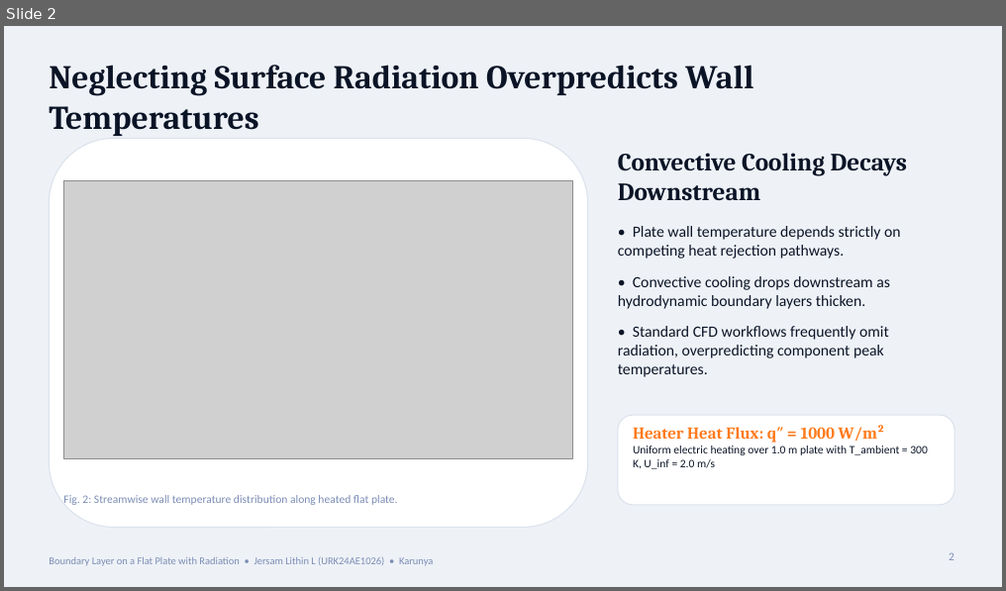
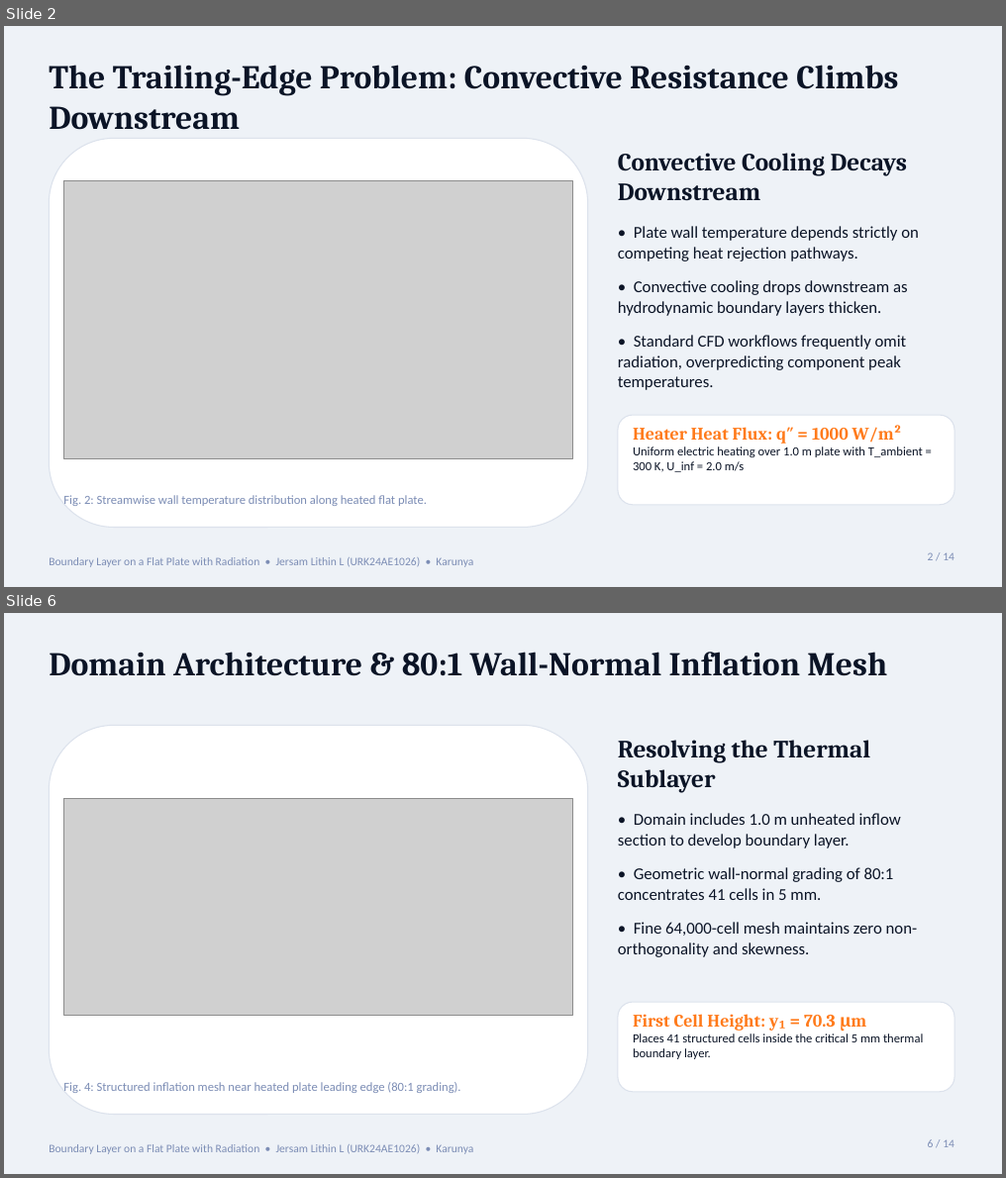
Before and after one commit to Jersam-l/flat-plate-with-radiation-cfd, a slide deck: Flat_Plate_Radiation_CFD_Pitch.pptx. Shown one above the other, each under a label of ours: slide 2 before the commit, slides 2 and 6 after it; the slides between them are not shown. The pictures are 1006x591 and 1006x1178 pixels, drawn with LibreOffice and Linux fonts; fonts in the diff are those of the drawing; grey boxes stand for pictures. Boxes give left, top, right and bottom in pixels: in the first picture for what was removed or moved away, otherwise in the second. Text is boxed around its words. In the diff, an @@ line names an element or a change of style, - is before the commit and + after.

Commit message:
feat(pitch): expanded 14-slide narrative story deck with large legible fonts for Jersam Lithin L

```diff
--- a/Flat_Plate_Radiation_CFD_Pitch.pptx
+++ b/Flat_Plate_Radiation_CFD_Pitch.pptx
@@ slide 6 added at [4, 613, 1002, 1174], background #EEF2F7; not listed: 1 template element that a slide beside it also shows @@
@@ text added at [49, 652, 887, 676], 32 pt, text #0B1426, bold @@
+Domain Architecture & 80:1 Wall-Normal Inflation Mesh
@@ rounded rectangle added at [49, 725, 588, 1115], fill #FFFFFF, outline #DCE2EC 1 pt @@
@@ text added at [618, 740, 918, 958], 16 pt, text #0B1426 @@
+Resolving the Thermal Sublayer
+• Domain includes 1.0 m unheated inflow section to develop boundary layer.
+• Geometric wall-normal grading of 80:1 concentrates 41 cells in 5 mm.
+• Fine 64,000-cell mesh maintains zero non-orthogonality and skewness.
@@ picture added at [63, 799, 573, 1015] @@
@@ rounded rectangle added at [618, 1002, 954, 1092], fill #FFFFFF, outline #DCE2EC 1 pt @@
@@ text added at [633, 1014, 923, 1059], 12 pt, text #0B1426 @@
+First Cell Height: y₁ = 70.3 μm
+Places 41 structured cells inside the critical 5 mm thermal boundary layer.
@@ text added at [63, 1082, 461, 1093], 12 pt, text #7C8DB5 @@
+Fig. 4: Structured inflation mesh near heated plate leading edge (80:1 grading).
@@ text added at [928, 1140, 954, 1148], 11 pt, text #7C8DB5 @@
+6 / 14
@@ slide 2 changed as well @@
@@ text at [49, 65, 898, 130]: text changed @@
-Neglecting Surface Radiation Overpredicts Wall Temperatures
+The Trailing-Edge Problem: Convective Resistance Climbs Downstream
@@ text at [618, 226, 919, 390]: size 15 to 16 pt in "• Plate wall temperature depends strictly on ...", "• Convective cooling drops downstream as hydrodynamic ...", "• Standard CFD workflows frequently omit radiation, ..."; more space between paragraphs @@
@@ text "Heater Heat Flux: q″ = ..." at [633, 425, 923, 472]: size 16 to 17 pt in "Heater Heat Flux: q″ = 1000 W/m²"; size 11 to 12 pt in "Uniform electric heating over 1.0 m plate ..." @@
@@ text "Fig. 2: Streamwise wall temperature ..." at [63, 495, 427, 506]: size 11 to 12 pt @@
@@ text "Boundary Layer on a Flat ..." at [49, 558, 473, 568]: size 10 to 11 pt @@
@@ text at [928, 553, 954, 561]: text changed @@
-2
+2 / 14
```
Also in this commit, not shown: 6 other slides changed, 6 other slides added, 1 slide removed, 55 other files.
